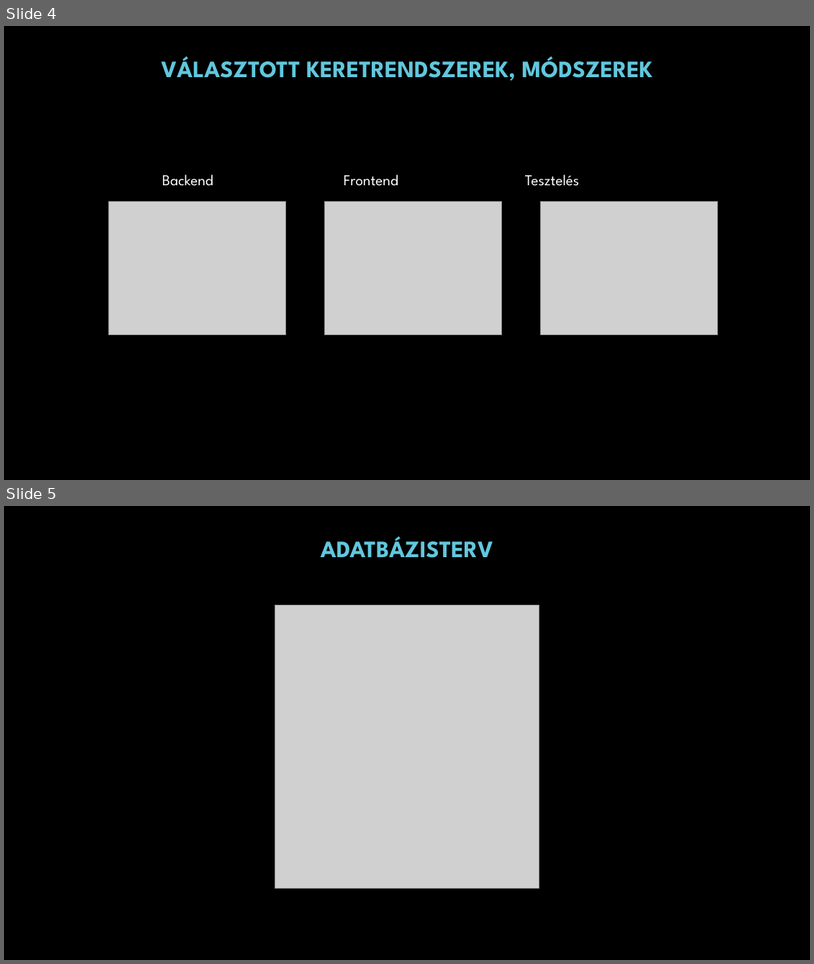
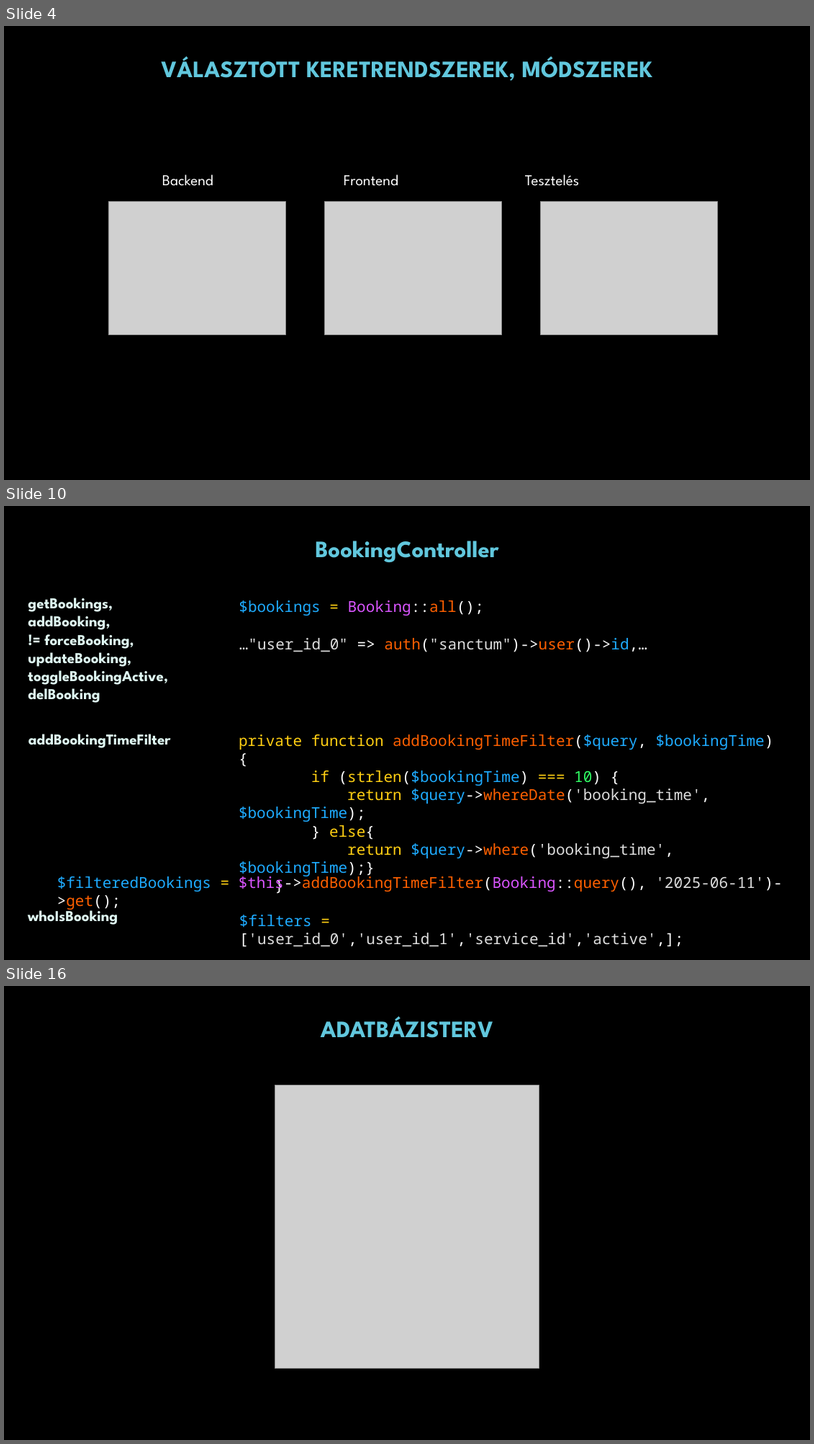
Before and after one commit to Harvester667/KTCH_Project_TeneT, a slide deck: Hairdressair_prezentáció.pptx. Shown one above the other, each under a label of ours: slides 4 and 5 before the commit, slides 4, 10 and 16 after it; the slides between them are not shown. The pictures are 814x964 and 814x1444 pixels, drawn with LibreOffice and Linux fonts; fonts in the diff are those of the drawing; grey boxes stand for pictures; background and template pictures are left out. Boxes give left, top, right and bottom in pixels: in the first picture for what was removed or moved away, otherwise in the second. Text is boxed around its words. In the diff, an @@ line names an element or a change of style, - is before the commit and + after.

```diff
--- a/Hairdressair_prezentáció.pptx
+++ b/Hairdressair_prezentáció.pptx
@@ slide 10 added at (x1=4, y1=506, x2=810, y2=960), background picture (left out) @@
@@ rectangle added at (x1=4, y1=525, x2=810, y2=572), fill #000000 at 50% opacity @@
@@ text added at (x1=315, y1=541, x2=499, y2=562), 28 pt, text #61C7DD, bold @@
+BookingController
@@ text added at (x1=28, y1=597, x2=168, y2=703), 18 pt, text #DEF6F1, bold @@
+getBookings,
+addBooking,
+!= forceBooking,
+updateBooking,
+toggleBookingActive,
+delBooking
@@ text added at (x1=239, y1=600, x2=484, y2=615), 18 pt, text #1EABFF @@
+$bookings = Booking::all();
@@ text added at (x1=239, y1=638, x2=647, y2=652), 18 pt, text #DEDEDE @@
+…"user_id_0" => auth("sanctum")->user()->id,…
@@ text added at (x1=28, y1=734, x2=171, y2=748), 18 pt, text #DEF6F1, bold @@
+addBookingTimeFilter
@@ text added at (x1=239, y1=734, x2=774, y2=858), 18 pt, text #1EABFF @@
+private function addBookingTimeFilter($query, $bookingTime){
+if (strlen($bookingTime) === 10) {
+return $query->whereDate('booking_time', $bookingTime);
+} else{
+return $query->where('booking_time', $bookingTime);}
+}
@@ text added at (x1=57, y1=873, x2=782, y2=911), 18 pt, text #FF6000 @@
+$filteredBookings = $this->addBookingTimeFilter(Booking::query(), '2025-06-11')->get();
@@ text added at (x1=28, y1=906, x2=118, y2=924), 18 pt, text #DEF6F1, bold @@
+whoIsBooking
@@ text added at (x1=239, y1=914, x2=684, y2=947), 18 pt, text #DEDEDE @@
+$filters = ['user_id_0','user_id_1','service_id','active',];
@@ what was slide 5 is now slide 16 @@
```
Also in this commit, not shown: 10 other slides added.
